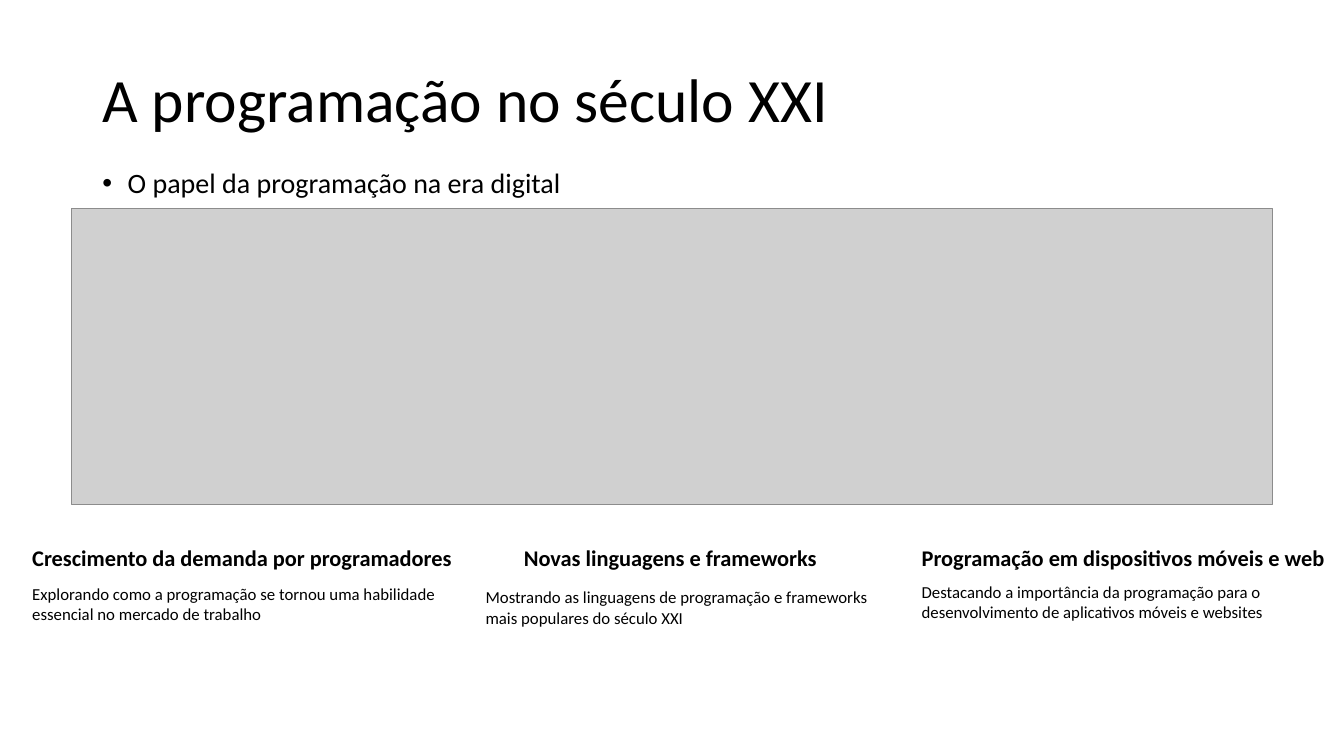
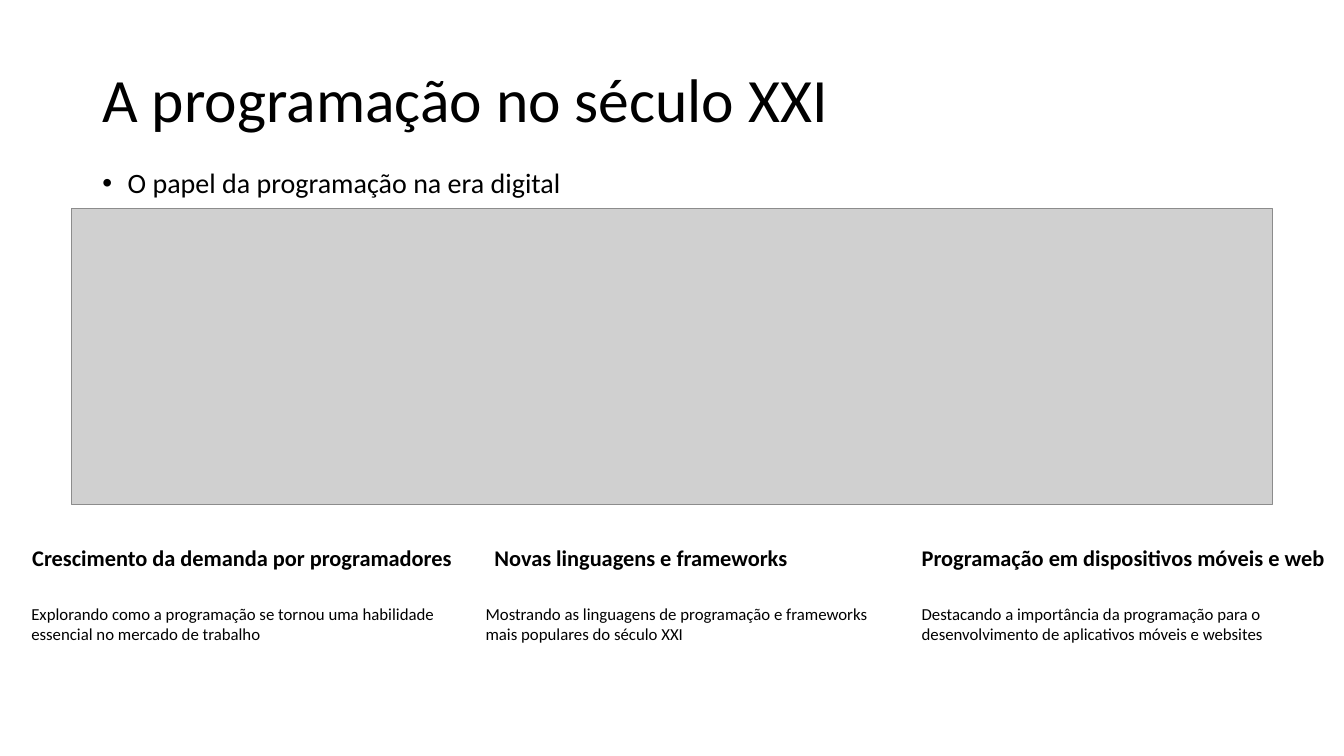
Before and after one commit to E-Mello/PS_Aulas, a slide deck: slide 30 of Evolução_da_Tecnologia_com_a_Programação_Introdução.pptx (slide 13 before the commit). Drawn at 1344x756 pixels with LibreOffice and Linux fonts; fonts in the diff are those of the drawing; grey boxes stand for pictures. Boxes give left, top, right and bottom in pixels: in the first picture for what was removed or moved away, otherwise in the second. Text is boxed around its words. In the diff, an @@ line names an element or a change of style, - is before the commit and + after.

```diff
--- a/Evolução_da_Tecnologia_com_a_Programação_Introdução.pptx
+++ b/Evolução_da_Tecnologia_com_a_Programação_Introdução.pptx
@@ text "Novas linguagens e frameworks": place and size @@
-text "Novas linguagens e frameworks" at <box>524,550,817,570</box>
+text "Novas linguagens e frameworks" at <box>494,550,788,570</box>
@@ text "Explorando como a programação se ...": place and size @@
-text "Explorando como a programação se ..." at <box>32,588,434,620</box>
+text "Explorando como a programação se ..." at <box>31,608,434,640</box>
@@ text "Mostrando as linguagens de programação ...": place and size @@
-text "Mostrando as linguagens de programação ..." at <box>486,591,867,627</box>
+text "Mostrando as linguagens de programação ..." at <box>486,608,867,643</box>
@@ text "Destacando a importância da programação ...": place and size @@
-text "Destacando a importância da programação ..." at <box>922,586,1263,621</box>
+text "Destacando a importância da programação ..." at <box>922,608,1263,643</box>
```
Also in this commit, not shown: 14 other slides changed, 24 slides added, 5 other files.
